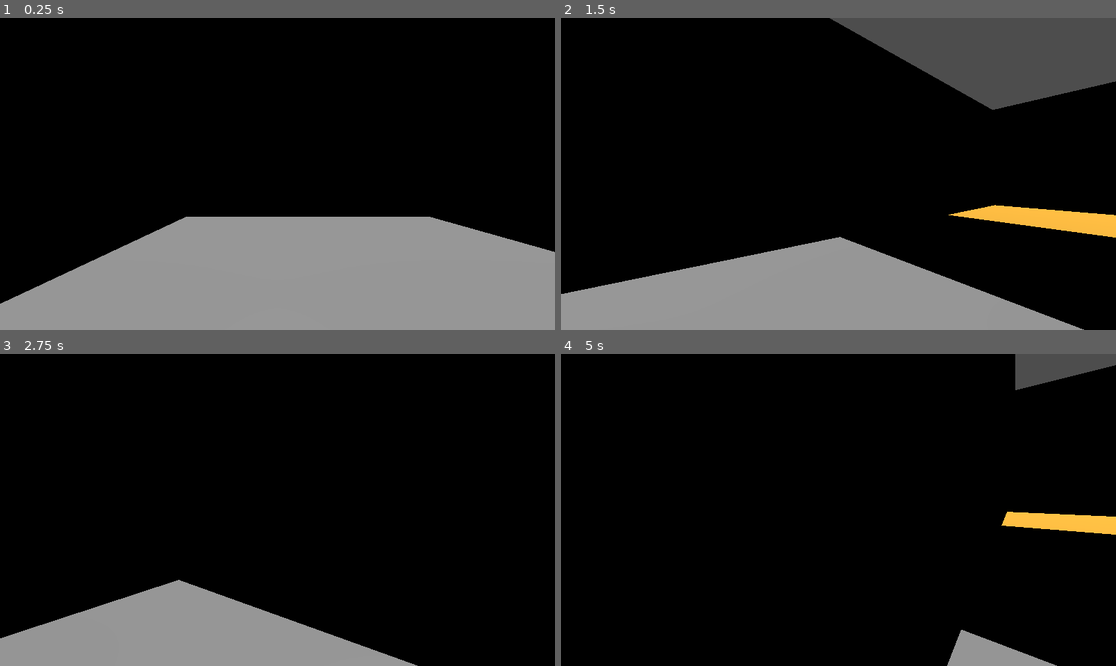
Above: before the commit, frames 1-4 (two rows, left to right).
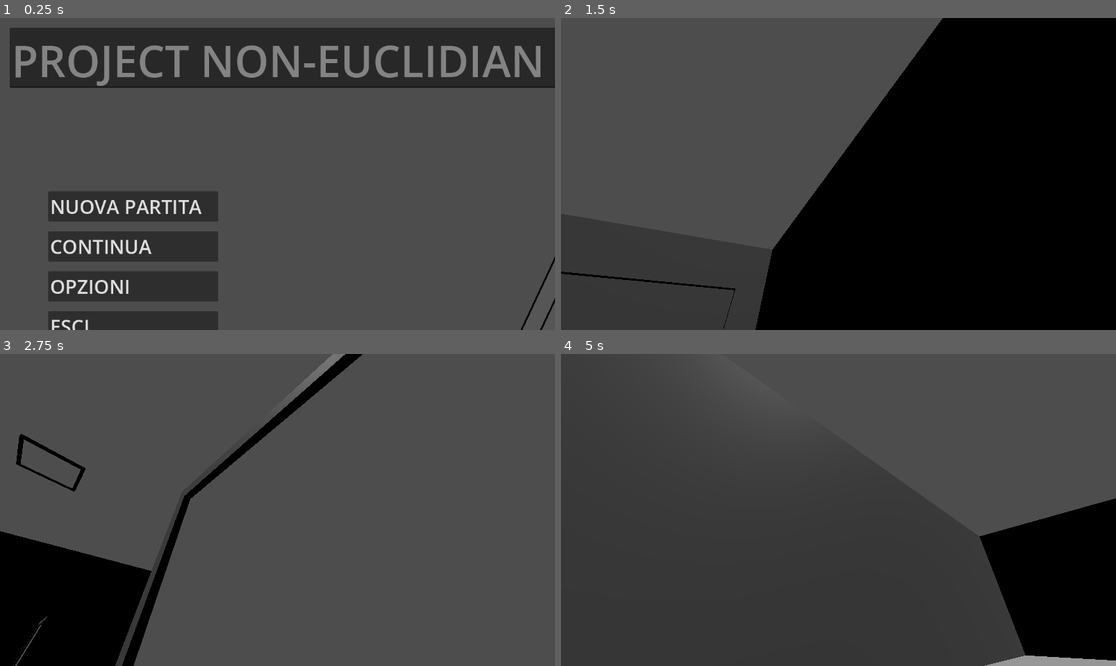
Above: after the commit, the same moments.

Repository: AmbrosoneMatteo/ProjectNonEuclidian
Game: Godot game, scene res://Scenes/MainMenu.tscn
Same seed, same stepped clock (60 frames per second), same inputs: the game is played once before the commit and once after it. Before the commit the project starts from res://Scenes/start.tscn.
Inputs (mouse positions are in pixels of both pictures, inside the frame that each line leads up to):
- Up to frame 1 (0.25 s): no input
- Up to frame 2 (1.5 s): click (694, 205) at 0.5 s, where only the run after the commit has a clickable "NUOVA PARTITA"; tap Enter (ui_accept) at 1.25 s; move the mouse to (866, 174) at 1.27 s; hold W (forward) from 1.28 s (still down)
- Up to frame 3 (2.75 s): keep holding W (forward); tap Enter (ui_accept) at 1.52, 2.27 s; move the mouse to (249, 510) at 2.02 s
- Up to frame 4 (5 s): keep holding W (forward); move the mouse to (849, 503) at 2.77 s; move the mouse to (832, 516) at 3.52 s; tap Enter (ui_accept) at 3.77, 4.52 s; move the mouse to (877, 513) at 4.27 s

The runs differ from the first frame. In frame 1, 100% of the frame differs, in the area x 0-100%, y 0-100%; in frame 2, 68%; in frame 3, 93%; in frame 4, 90%.

Commit message:
Commit of 01.03.2024 10:50 -> filesystem adjustemts

Diff:
--- a/5_Applicativo/Scenes/portal.tscn
+++ b/5_Applicativo/Scenes/portal.tscn
@@ -1,7 +1,7 @@
 [gd_scene load_steps=7 format=3 uid="uid://d381wlwbggi2w"]
 
-[ext_resource type="Script" path="res://Scenes/Area3DPortal.gd" id="1_amlmw"]
-[ext_resource type="Script" path="res://Scenes/portal.gd" id="1_fja3j"]
+[ext_resource type="Script" path="res://Scripts/portal.gd" id="1_cpmuh"]
+[ext_resource type="Script" path="res://Scripts/Area3DPortal.gd" id="2_ak8rp"]
 
 [sub_resource type="BoxMesh" id="BoxMesh_xq43t"]
 
@@ -15,7 +15,7 @@
 viewport_path = NodePath("Control/SubViewport")
 
 [node name="Node3D" type="Node3D"]
-script = ExtResource("1_fja3j")
+script = ExtResource("1_cpmuh")
 
 [node name="part-1" type="StaticBody3D" parent="."]
 transform = Transform3D(1, 0, 0, 0, 1, 0, 0, 0, 1, 1.9, 0.1, 0)
@@ -59,7 +59,7 @@
 
 [node name="Area3D" type="Area3D" parent="." groups=["Portal"]]
 transform = Transform3D(2, -0.000737735, -0.002545, -0.00254495, 0.000129219, -2, 0.000737901, 2, 0.000128264, 0.00214171, 0.0226569, -0.00885105)
-script = ExtResource("1_amlmw")
+script = ExtResource("2_ak8rp")
 
 [node name="CollisionShape3D" type="CollisionShape3D" parent="Area3D"]
 transform = Transform3D(0.599999, 1.16415e-09, -3.16702e-08, -3.09956e-09, 0.226951, 9.34961e-10, 3.13115e-08, -3.13776e-10, 0.600009, -0.00970956, -0.00830735, -0.0789772)
--- a/5_Applicativo/Scenes/start.tscn
+++ b/5_Applicativo/Scenes/start.tscn
@@ -1,6 +1,6 @@
 [gd_scene load_steps=13 format=3 uid="uid://x7l06kx506fg"]
 
-[ext_resource type="Script" path="res://Scenes/start.gd" id="1_cswqa"]
+[ext_resource type="Script" path="res://Scripts/start.gd" id="1_5eacx"]
 [ext_resource type="PackedScene" uid="uid://d381wlwbggi2w" path="res://Scenes/portal.tscn" id="1_ltm22"]
 [ext_resource type="PackedScene" uid="uid://cknjhojmvdgjt" path="res://Models/Player.tscn" id="3_0i3cj"]
 
@@ -32,7 +32,7 @@
 
 [node name="Node3D" type="Node3D"]
 transform = Transform3D(1, 0, 0, 0, 1, 0, 0, 0, 1, -0.0207977, 0.048584, -0.0480652)
-script = ExtResource("1_cswqa")
+script = ExtResource("1_5eacx")
 
 [node name="structure" type="Node3D" parent="."]
 
--- a/5_Applicativo/project.godot
+++ b/5_Applicativo/project.godot
@@ -11,7 +11,7 @@
 [application]
 
 config/name="ProjectNonEuclidian"
-run/main_scene="res://Scenes/start.tscn"
+run/main_scene="res://Scenes/MainMenu.tscn"
 config/features=PackedStringArray("4.1", "Forward Plus")
 config/icon="res://icon.svg"
 
Not shown, changed: 5_Applicativo/Models/Rooms/2RoomsInOne/2rooms_in_one.dae.import
Not shown, changed: 5_Applicativo/Models/Rooms/Castle/castle.dae.import
Not shown, changed: 5_Applicativo/Models/Rooms/CubeLabirynth/cubelabirynth.dae.import
Not shown, changed: 5_Applicativo/Models/Rooms/Ramp/ramp.dae.import
Not shown, changed: 5_Applicativo/Models/Rooms/ShowRoom/show room.dae.import
Not shown, changed: 5_Applicativo/Models/Rooms/TheCube/TheCube.dae.import
Not shown, changed: 5_Applicativo/Models/castle.dae.import
Renamed: 5_Applicativo/Scenes/Area3DPortal.gd -> 5_Applicativo/Scripts/Area3DPortal.gd
Renamed: 5_Applicativo/Scenes/Area3DPortal2.gd -> 5_Applicativo/Scripts/Area3DPortal2.gd
Renamed: 5_Applicativo/Scenes/portal.gd -> 5_Applicativo/Scripts/portal.gd
Renamed: 5_Applicativo/Scenes/start.gd -> 5_Applicativo/Scripts/start.gd
